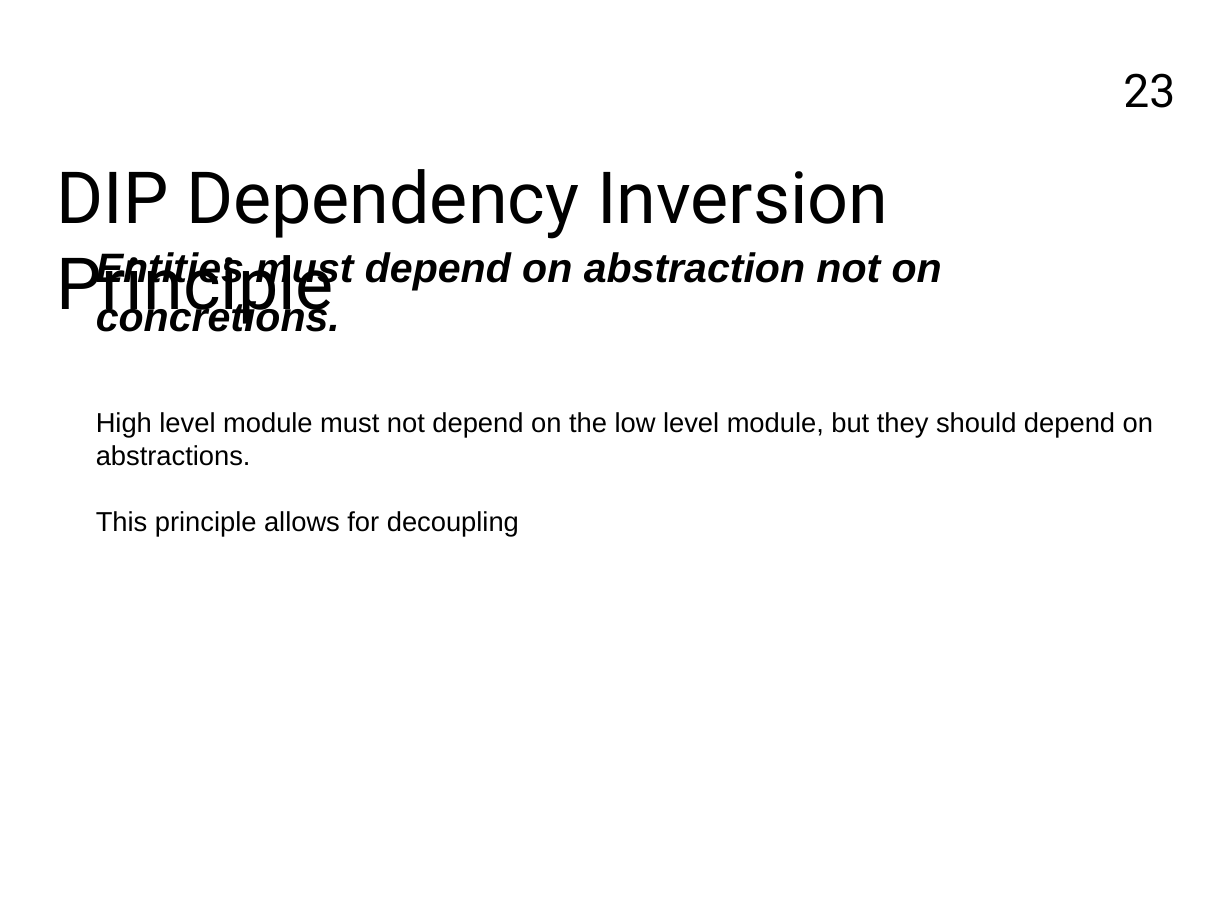
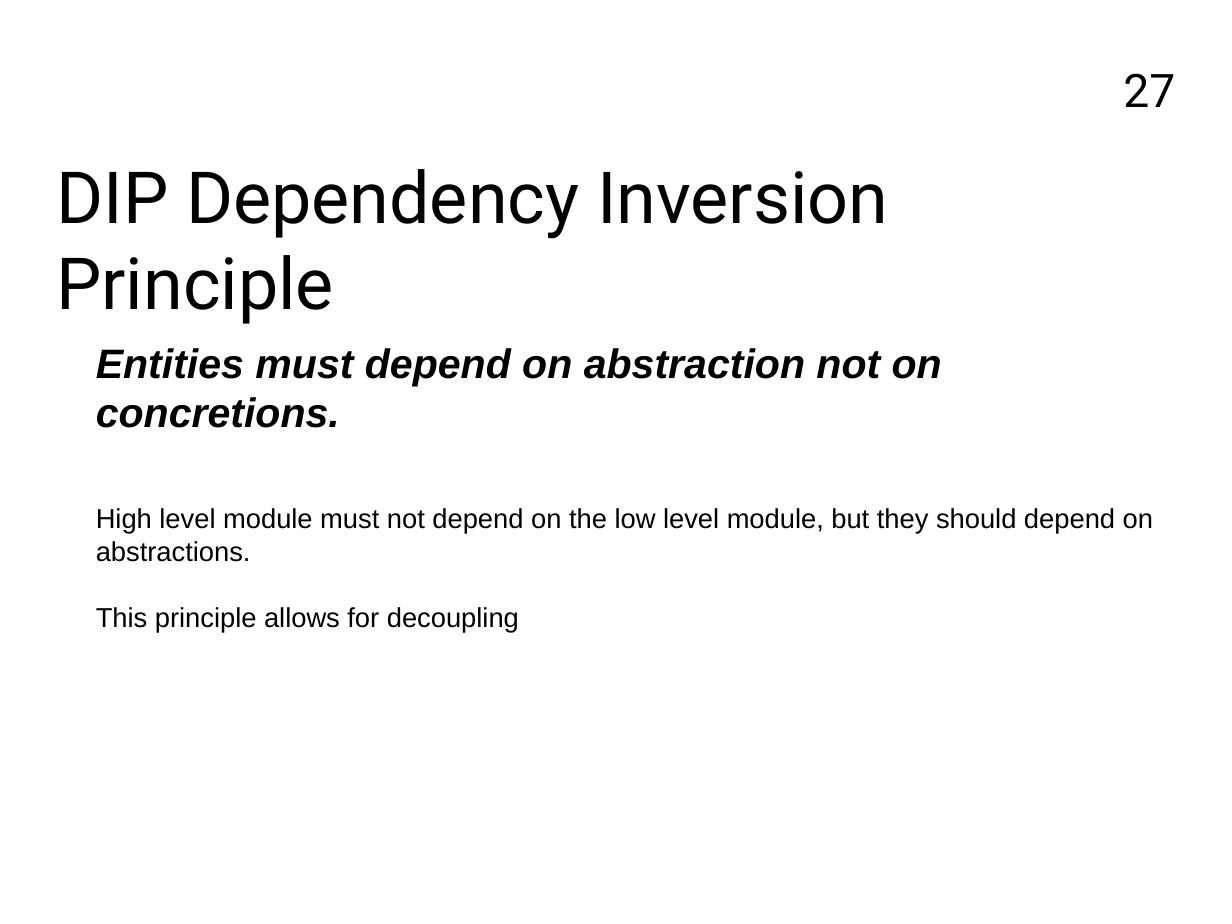
Before and after one commit to FrancoMelandri/SOLID, a slide deck: slide 27 of docs/solid.pptx (slide 23 before the commit). Drawn at 1232x924 pixels with LibreOffice and Linux fonts; fonts in the diff are those of the drawing. Boxes give left, top, right and bottom in pixels: in the first picture for what was removed or moved away, otherwise in the second. Text is boxed around its words. In the diff, an @@ line names an element or a change of style, - is before the commit and + after.

```diff
--- a/docs/solid.pptx
+++ b/docs/solid.pptx
@@ page number at (x1=1123, y1=73, x2=1175, y2=107): text changed @@
-23
+27
@@ text "Entities must depend on abstraction ..." moved from (x1=96, y1=252, x2=1153, y2=536) to (x1=96, y1=348, x2=1153, y2=632) @@
```
Also in this commit, not shown: 9 other slides changed, 5 slides added.
